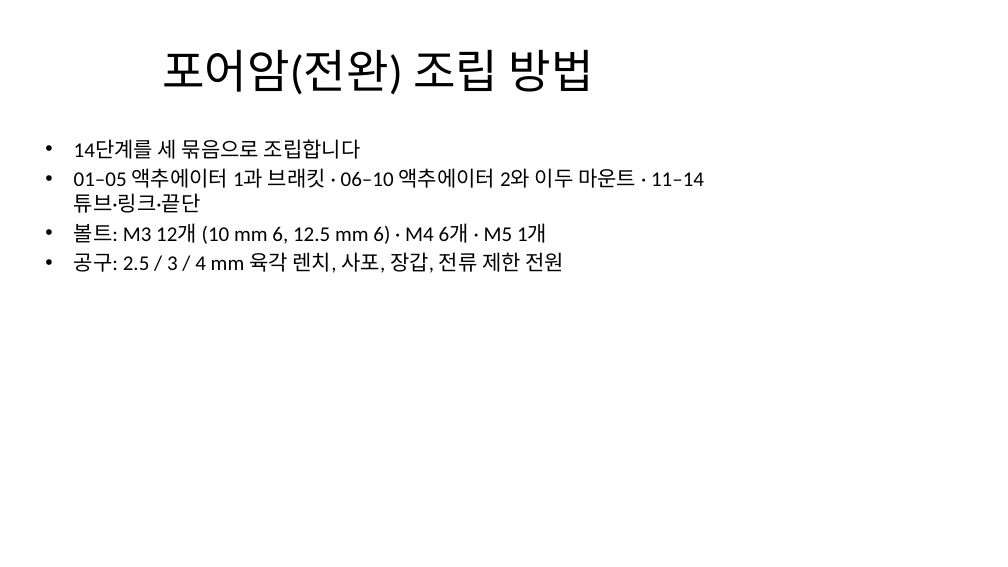
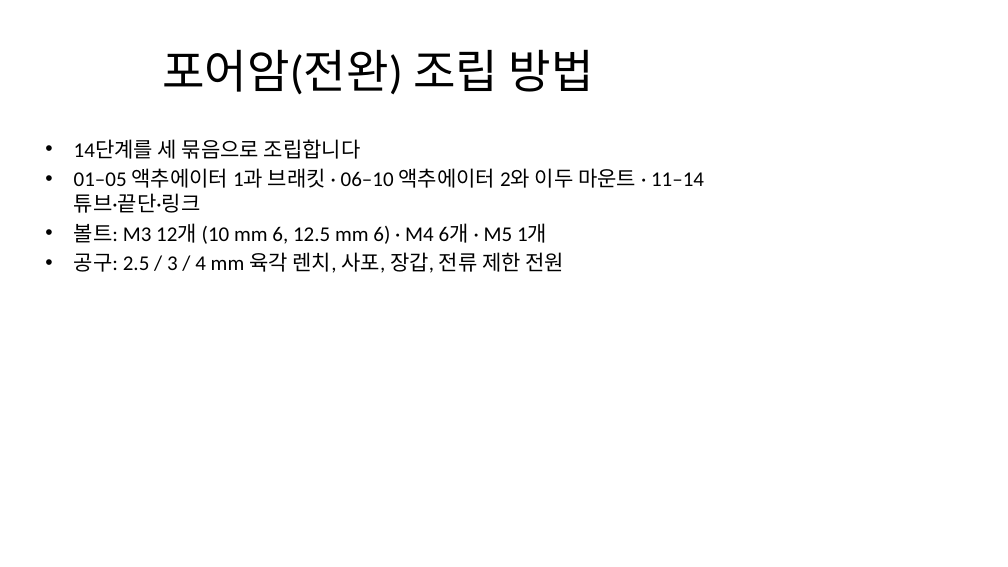
Before and after one commit to kimyejun0113/forearm-xr-assembly, a slide deck: slide 1 of agent/data/source/briefing_forearm.pptx. Drawn at 1008x567 pixels with LibreOffice and Linux fonts; fonts in the diff are those of the drawing. Boxes give left, top, right and bottom in pixels: in the first picture for what was removed or moved away, otherwise in the second. Text is boxed around its words. In the diff, an @@ line names an element or a change of style, - is before the commit and + after.

```diff
--- a/agent/data/source/briefing_forearm.pptx
+++ b/agent/data/source/briefing_forearm.pptx
@@ text at box(74, 168, 704, 213): text changed @@
-• 01–05 액추에이터 1과 브래킷 · 06–10 액추에이터 2와 이두 마운트 · 11–14 튜브·링크·끝단
+• 01–05 액추에이터 1과 브래킷 · 06–10 액추에이터 2와 이두 마운트 · 11–14 튜브·끝단·링크
```
Also in this commit, not shown: 1 other slide changed, 4 other files.
